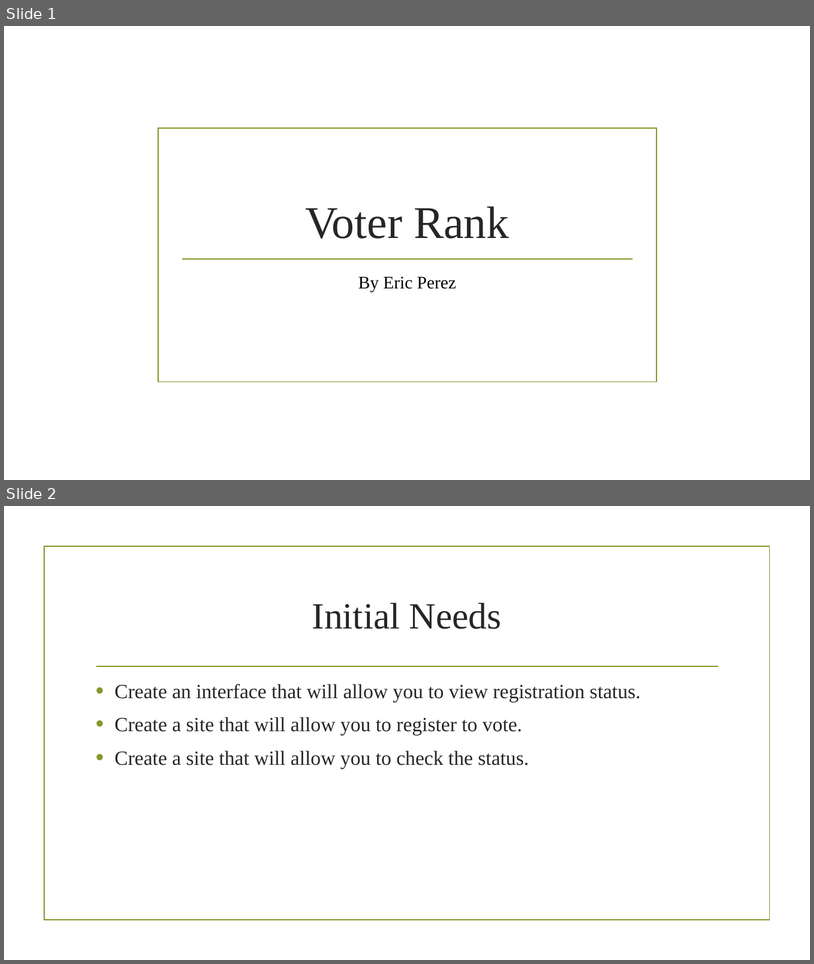
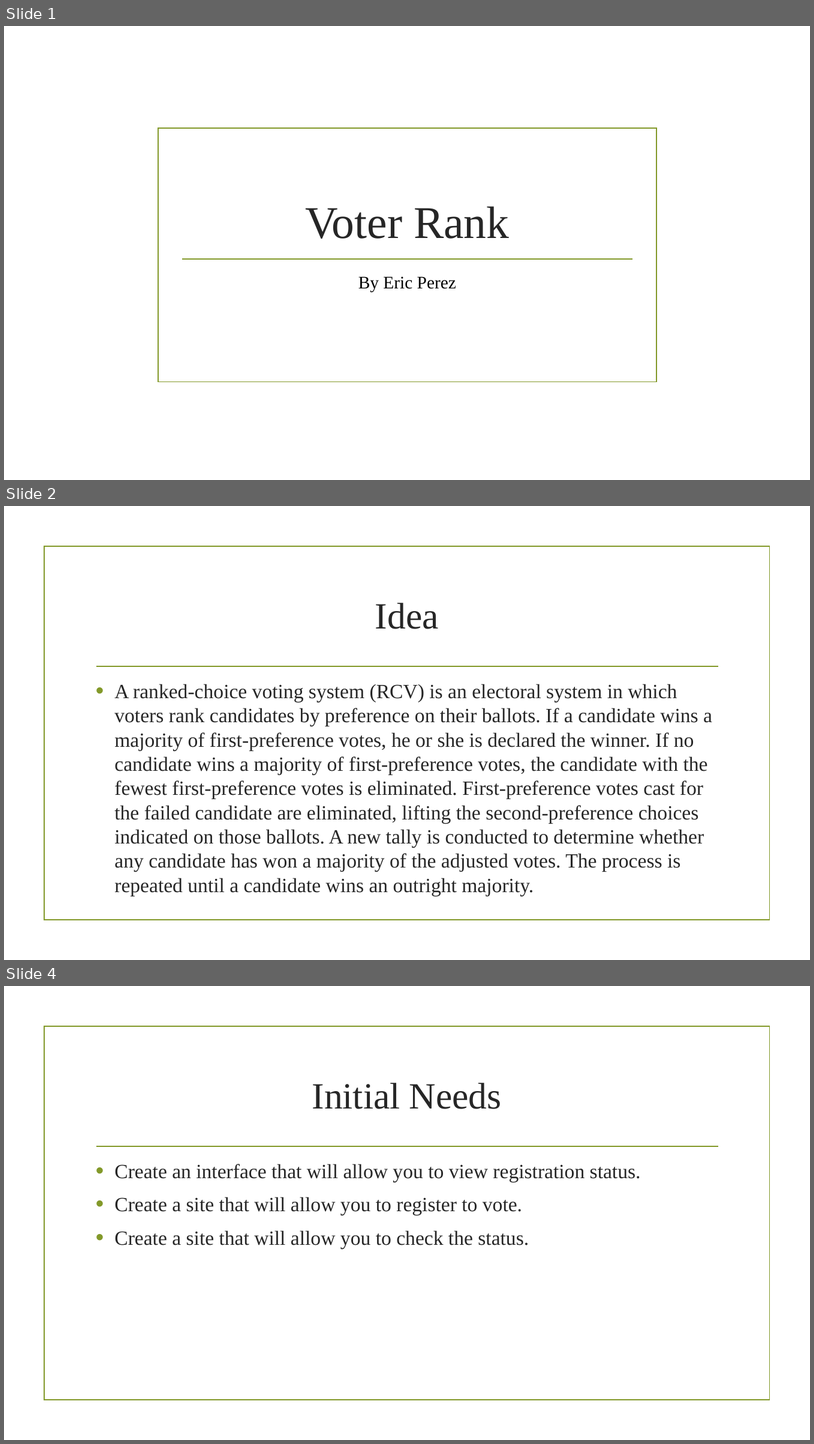
Before and after one commit to erictperez/CourseProject, a slide deck: VoterRank.pptx. Shown one above the other, each under a label of ours: slides 1 and 2 before the commit, slides 1, 2 and 4 after it; the slides between them are not shown. The pictures are 814x964 and 814x1444 pixels, drawn with LibreOffice and Linux fonts; fonts in the diff are those of the drawing; background and template pictures are left out. Boxes give left, top, right and bottom in pixels: in the first picture for what was removed or moved away, otherwise in the second. Text is boxed around its words. In the diff, an @@ line names an element or a change of style, - is before the commit and + after.

```diff
--- a/VoterRank.pptx
+++ b/VoterRank.pptx
@@ slide 2 added at [4, 506, 810, 960], background picture (left out); not listed: 2 template elements that a slide beside it also shows @@
@@ title added at [375, 603, 439, 629], 44 pt, text #262626 @@
+Idea
@@ text added at [114, 684, 713, 895], 24 pt, text #262626 @@
+• A ranked-choice voting system (RCV) is an electoral system in which voters rank candidates by preference on their ballots. If a candidate wins a majority of first-preference votes, he or she is declared the winner. If no candidate wins a majority of first-preference votes, the candidate with the fewest first-preference votes is eliminated. First-preference votes cast for the failed candidate are eliminated, lifting the second-preference choices indicated on those ballots. A new tally is conducted to determine whether any candidate has won a majority of the adjusted votes. The process is repeated until a candidate wins an outright majority.
@@ what was slide 2 is now slide 4 @@
```
Also in this commit, not shown: 1 slide changed, 2 other slides added.
